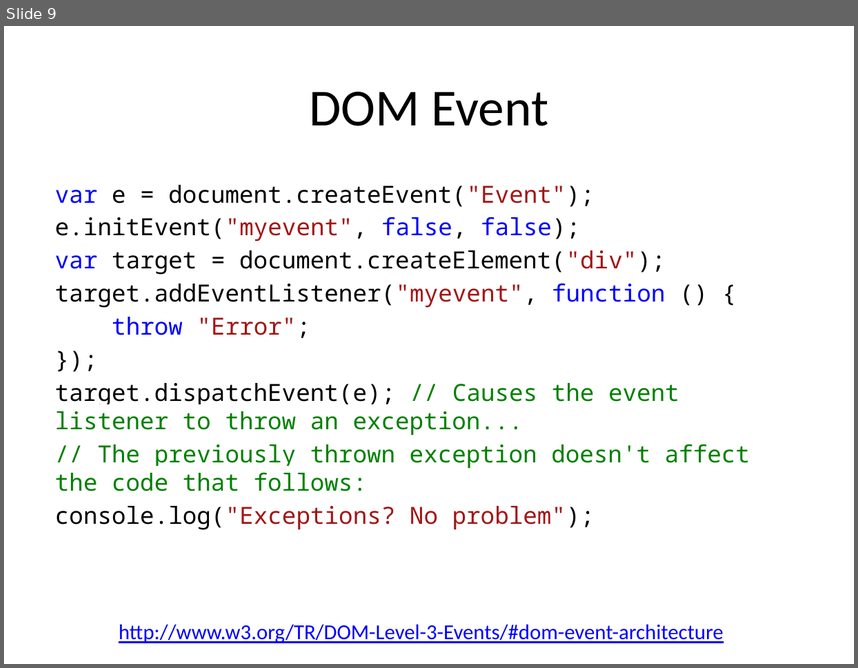
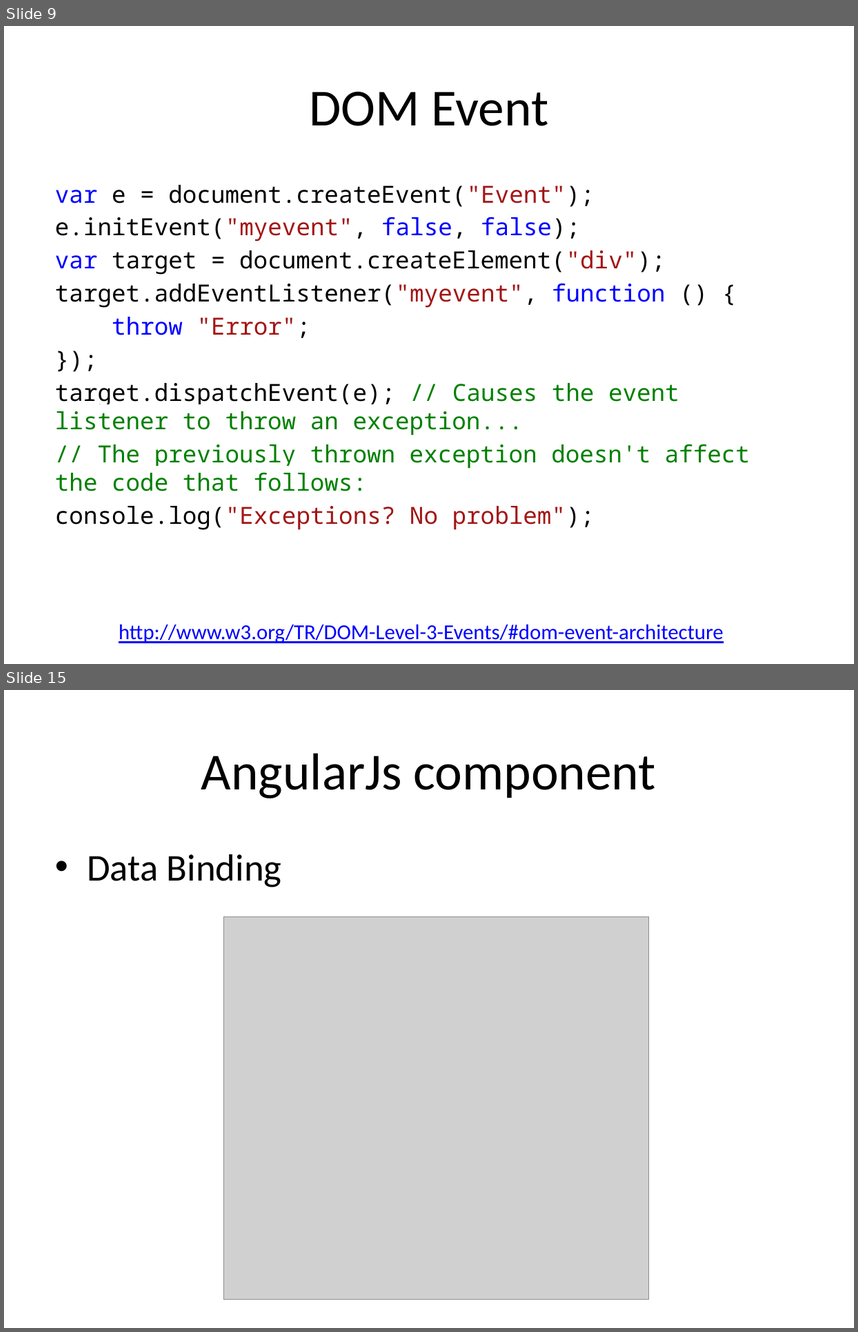
Before and after one commit to tasnim-reza/angularjs-class, a slide deck: class-2-Basic AngularJs/slides/basic angularjs.pptx. Shown one above the other, each under a label of ours: slide 9 before the commit, slides 9 and 15 after it; the slides between them are not shown. The pictures are 858x668 and 858x1332 pixels, drawn with LibreOffice and Linux fonts; fonts in the diff are those of the drawing; grey boxes stand for pictures. Boxes give left, top, right and bottom in pixels: in the first picture for what was removed or moved away, otherwise in the second. Text is boxed around its words. In the diff, an @@ line names an element or a change of style, - is before the commit and + after.

```diff
--- a/class-2-Basic AngularJs/slides/basic angularjs.pptx
+++ b/class-2-Basic AngularJs/slides/basic angularjs.pptx
@@ slide 15 added at (x1=4, y1=690, x2=854, y2=1328), background #FFFFFF @@
@@ title added at (x1=201, y1=753, x2=656, y2=798), 44 pt, text #000000 @@
+AngularJs component
@@ text added at (x1=87, y1=854, x2=282, y2=887), 32 pt, text #000000 @@
+• Data Binding
@@ picture added at (x1=223, y1=917, x2=648, y2=1299) @@
```
Also in this commit, not shown: 1 slide changed, 26 other slides added, 8 other files.
